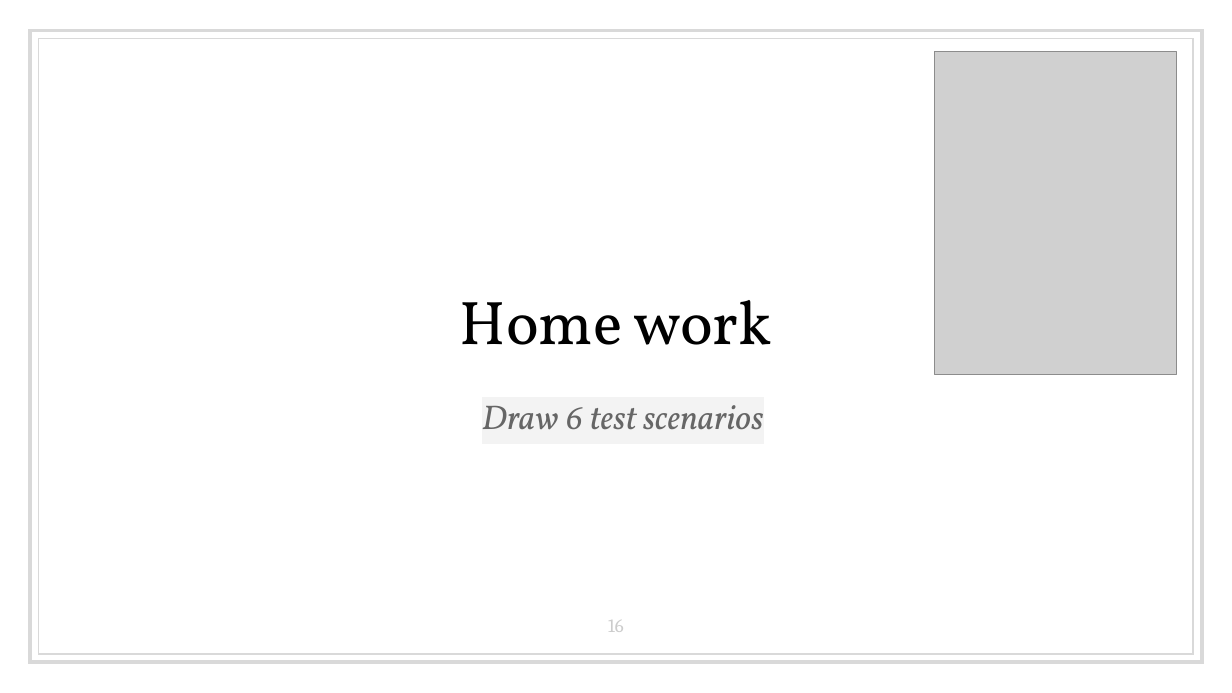
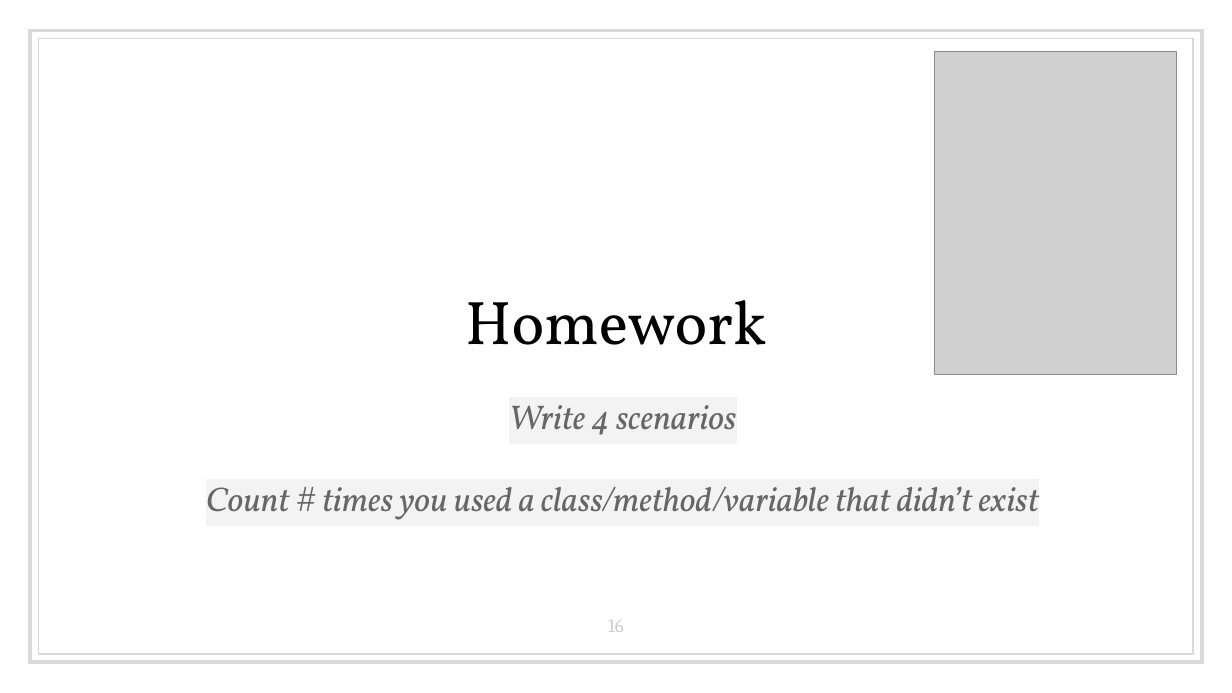
Before and after one commit to isidore/TestDrivenDevelopmentClass.Slides, a slide deck: slide 16 of TDD Microskills week 2.pptx. Drawn at 1232x693 pixels with LibreOffice and Linux fonts; fonts in the diff are those of the drawing; grey boxes stand for pictures. Boxes give left, top, right and bottom in pixels: in the first picture for what was removed or moved away, otherwise in the second. Text is boxed around its words. In the diff, an @@ line names an element or a change of style, - is before the commit and + after.

```diff
--- a/TDD Microskills week 2.pptx
+++ b/TDD Microskills week 2.pptx
@@ title at (x1=465, y1=300, x2=766, y2=345): spaces changed @@
-Home work
+Homework
@@ subtitle at (x1=206, y1=405, x2=1039, y2=520): text changed @@
-Draw 6 test scenarios
+Write 4 scenarios
+Count # times you used a class/method/variable that didn’t exist
```
Also in this commit, not shown: 1 other file.
